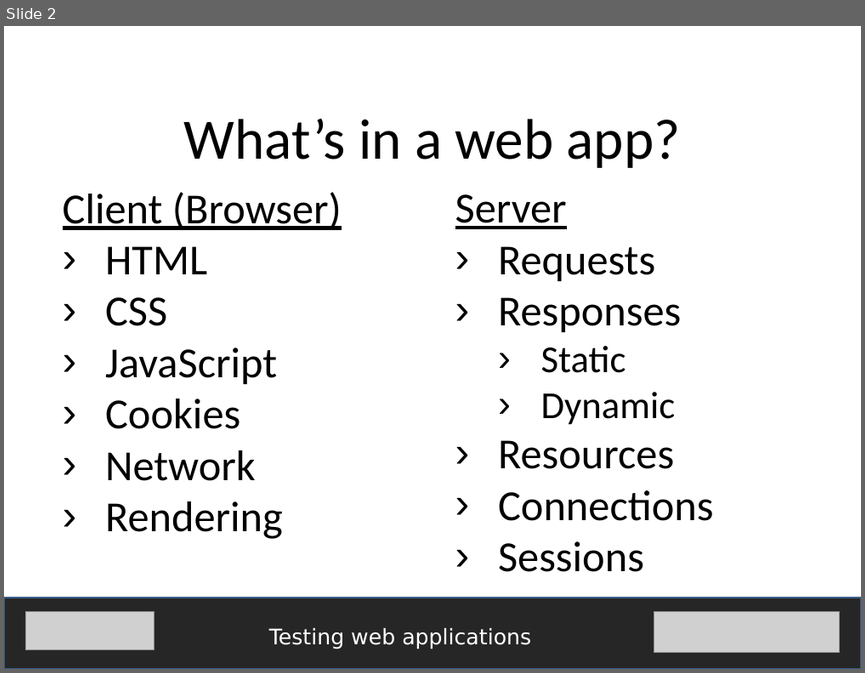
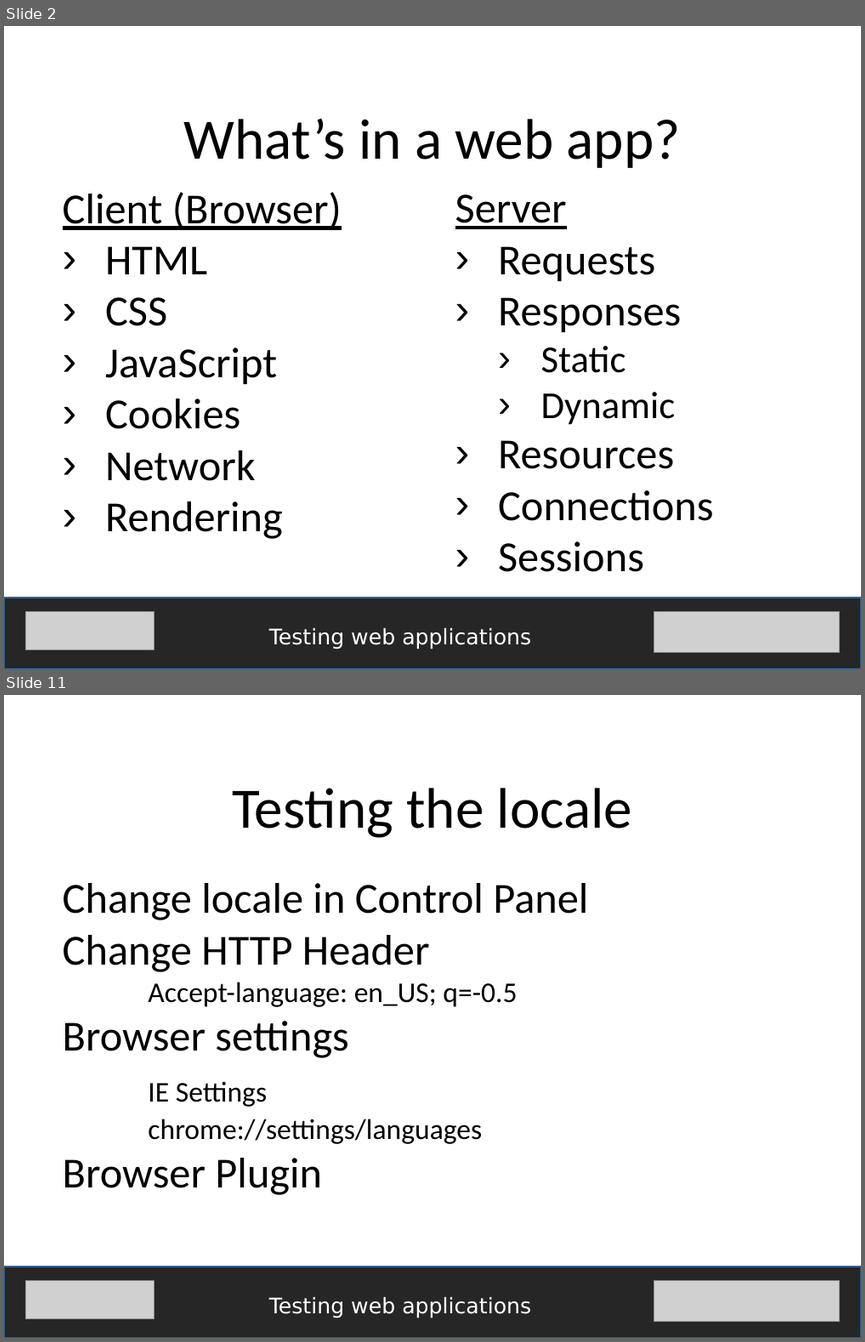
Before and after one commit to fijiaaron/testing-web-apps-and-services, a slide deck: presentations/Testing web apps.pptx. Shown one above the other, each under a label of ours: slide 2 before the commit, slides 2 and 11 after it; the slides between them are not shown. The pictures are 865x673 and 865x1342 pixels, drawn with LibreOffice and Linux fonts; fonts in the diff are those of the drawing; grey boxes stand for pictures. Boxes give left, top, right and bottom in pixels: in the first picture for what was removed or moved away, otherwise in the second. Text is boxed around its words. In the diff, an @@ line names an element or a change of style, - is before the commit and + after.

Commit message:
working on testing web apps

```diff
--- a/presentations/Testing web apps.pptx
+++ b/presentations/Testing web apps.pptx
@@ slide 11 added at box(4, 695, 861, 1338), background #FFFFFF @@
@@ text added at box(232, 788, 633, 838), 48 pt, text #000000 @@
+Testing the locale
@@ text added at box(63, 883, 588, 1195), 36 pt, text #000000 @@
+Change locale in Control Panel
+Change HTTP Header
+Accept-language: en_US; q=-0.5
+Browser settings
+IE Settings
+chrome://settings/languages
+Browser Plugin
@@ rectangle added at box(4, 1266, 861, 1338), fill #262626, outline #3A5F8C 2 pt @@
@@ picture added at box(25, 1280, 154, 1319) @@
@@ picture added at box(653, 1280, 840, 1321) @@
@@ text added at box(269, 1297, 531, 1318), 18 pt, text #FFFFFF @@
+Testing web applications
```
Also in this commit, not shown: 4 slides changed, 3 other slides added, 2 other files.
